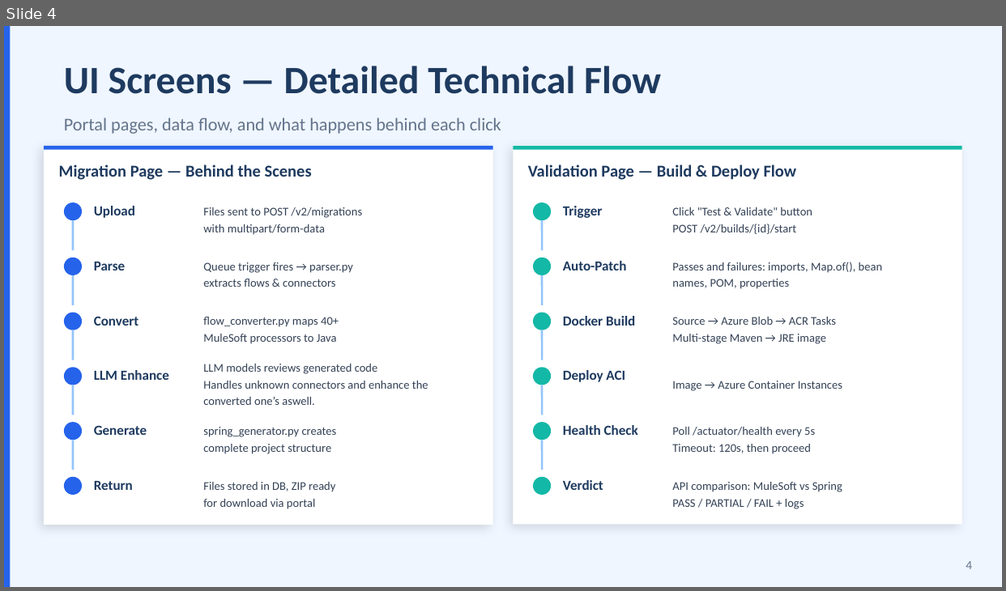
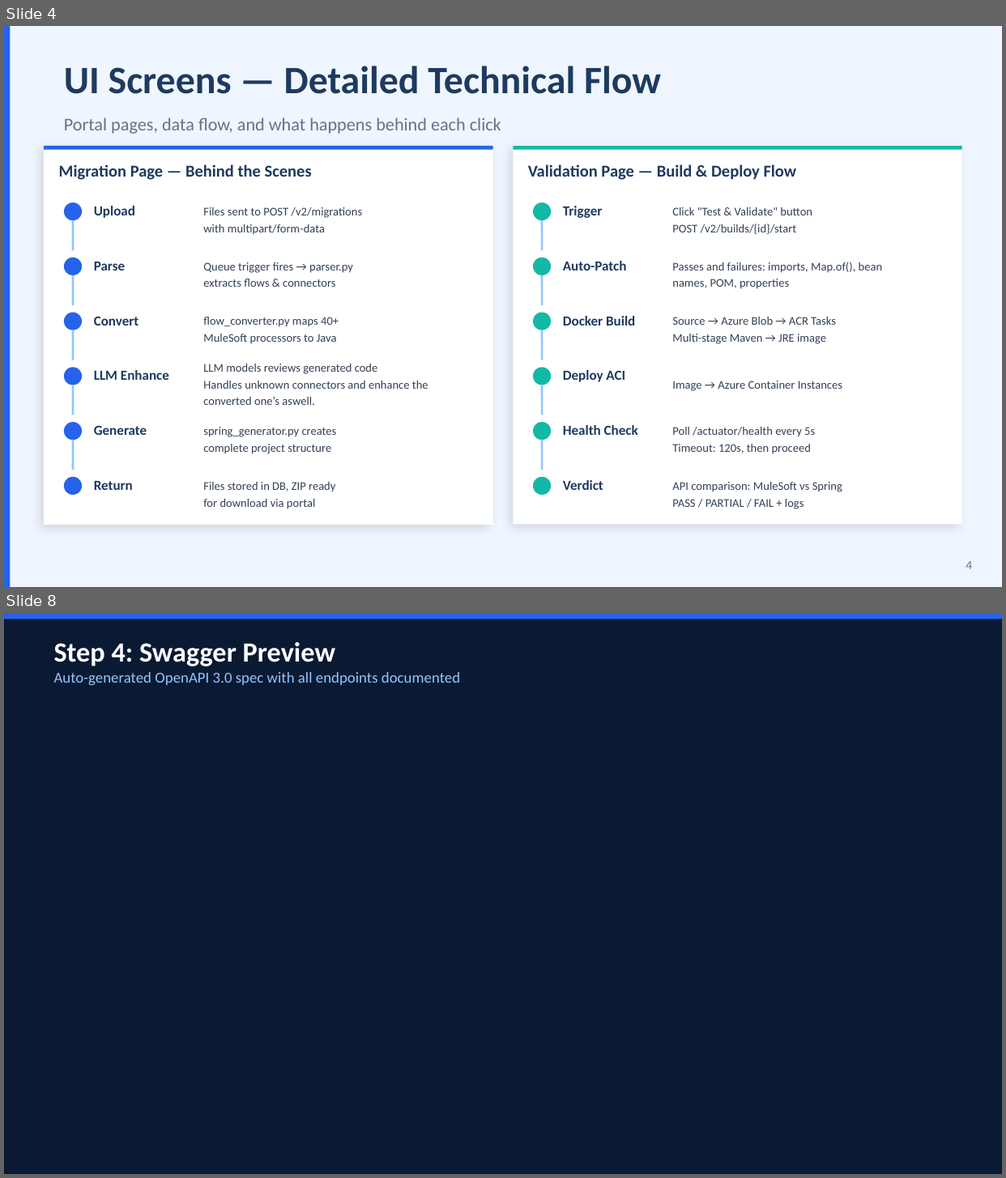
Before and after one commit to harinadh70/mule-migrator, a slide deck: MuleSoft-to-SpringBoot-Migrator-Technical-Presentation.pptx. Shown one above the other, each under a label of ours: slide 4 before the commit, slides 4 and 8 after it; the slides between them are not shown. The pictures are 1006x591 and 1006x1178 pixels, drawn with LibreOffice and Linux fonts; fonts in the diff are those of the drawing; grey boxes stand for pictures. Boxes give left, top, right and bottom in pixels: in the first picture for what was removed or moved away, otherwise in the second. Text is boxed around its words. In the diff, an @@ line names an element or a change of style, - is before the commit and + after.

```diff
--- a/MuleSoft-to-SpringBoot-Migrator-Technical-Presentation.pptx
+++ b/MuleSoft-to-SpringBoot-Migrator-Technical-Presentation.pptx
@@ slide 8 added at [4, 613, 1002, 1174], background #FFFFFF @@
@@ rectangle added at [4, 613, 1002, 1174], fill #0B1A33 @@
@@ rectangle added at [4, 613, 1002, 619], fill #2563EB @@
@@ text added at [54, 642, 335, 666], 20 pt, text #FFFFFF, bold @@
+Step 4: Swagger Preview
@@ text added at [54, 672, 460, 685], 11 pt, text #93C5FD @@
+Auto-generated OpenAPI 3.0 spec with all endpoints documented
```
Also in this commit, not shown: 8 other slides added, 9 slides removed.
